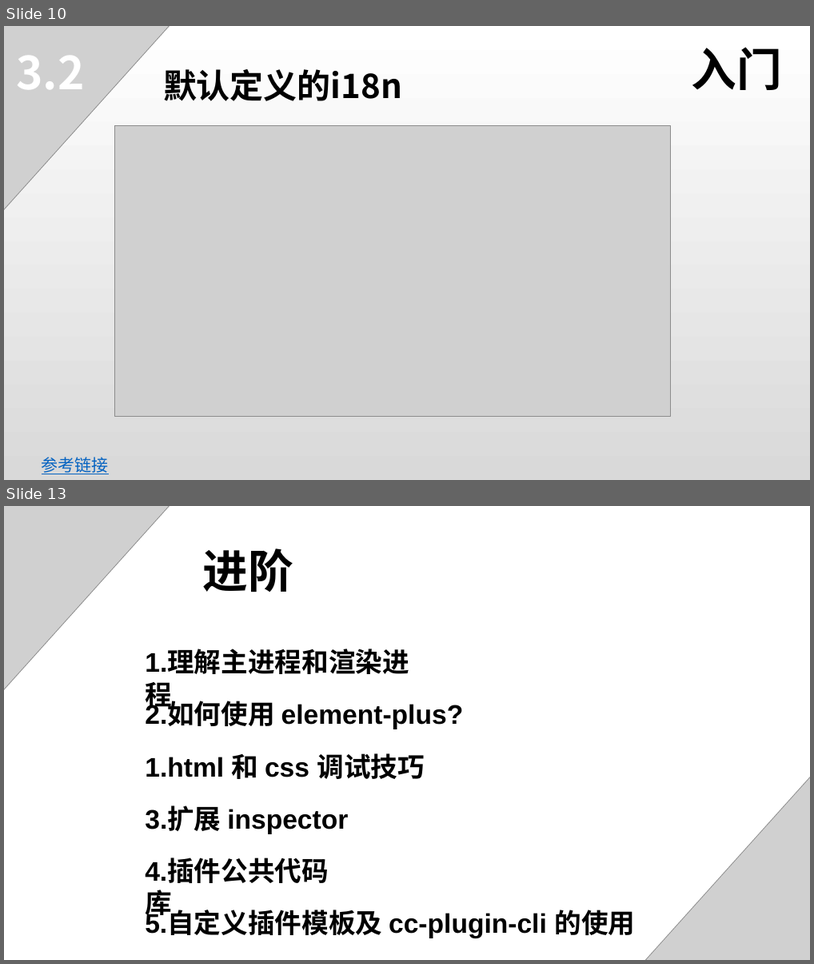
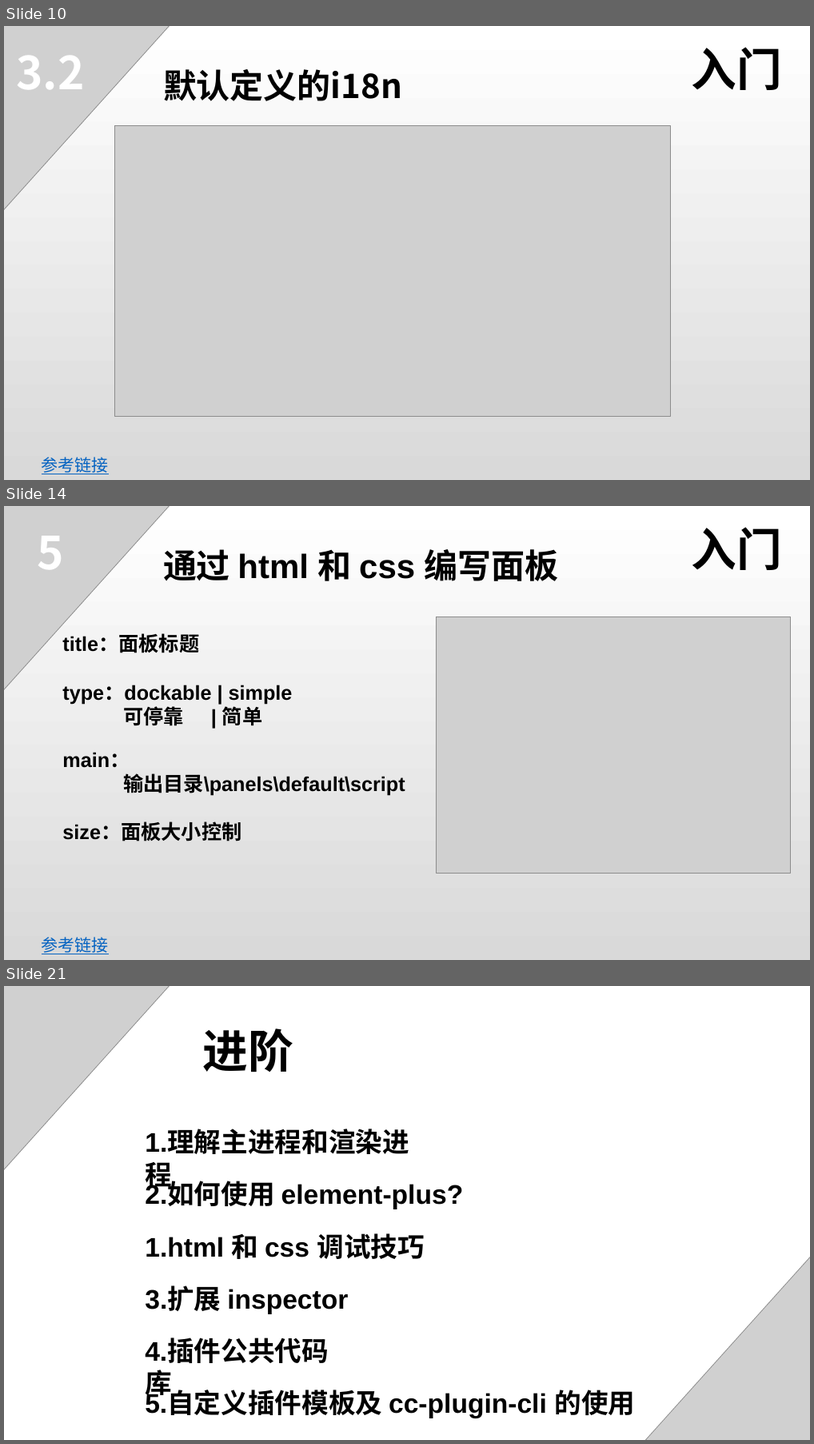
Before and after one commit to 1226085293/PPT_DEMO, a slide deck: doc/3.x插件开发.pptx. Shown one above the other, each under a label of ours: slides 10 and 13 before the commit, slides 10, 14 and 21 after it; the slides between them are not shown. The pictures are 814x964 and 814x1444 pixels, drawn with LibreOffice and Linux fonts; fonts in the diff are those of the drawing; grey boxes stand for pictures. Boxes give left, top, right and bottom in pixels: in the first picture for what was removed or moved away, otherwise in the second. Text is boxed around its words. In the diff, an @@ line names an element or a change of style, - is before the commit and + after.

```diff
--- a/doc/3.x插件开发.pptx
+++ b/doc/3.x插件开发.pptx
@@ slide 14 added at [4,506,810,960], background gradient #FFFFFF to #D9D9D9 @@
@@ picture added at [4,506,218,744] @@
@@ text added at [691,527,782,570], 54 pt, text #000000, bold @@
+入门
@@ text added at [37,536,63,569], 54 pt, text #FFFFFF, bold @@
+5
@@ text added at [163,549,559,581], 40 pt, text #000000, bold @@
+通过 html 和 css 编写面板
@@ picture added at [437,616,792,872] @@
@@ text added at [62,635,199,653], 24 pt, text #000000, bold @@
+title：面板标题
@@ text added at [62,684,293,726], 24 pt, text #000000, bold @@
+type：dockable | simple
+可停靠 | 简单
@@ text added at [62,752,406,796], 24 pt, text #000000, bold @@
+main：
+输出目录\panels\default\script
@@ text added at [62,823,242,841], 24 pt, text #000000, bold @@
+size：面板大小控制
@@ text added at [42,936,109,954], 20 pt, text #0563C1, underline @@
+参考链接
@@ what was slide 13 is now slide 21 @@
```
Also in this commit, not shown: 4 slides changed, 7 other slides added, 34 other files.
